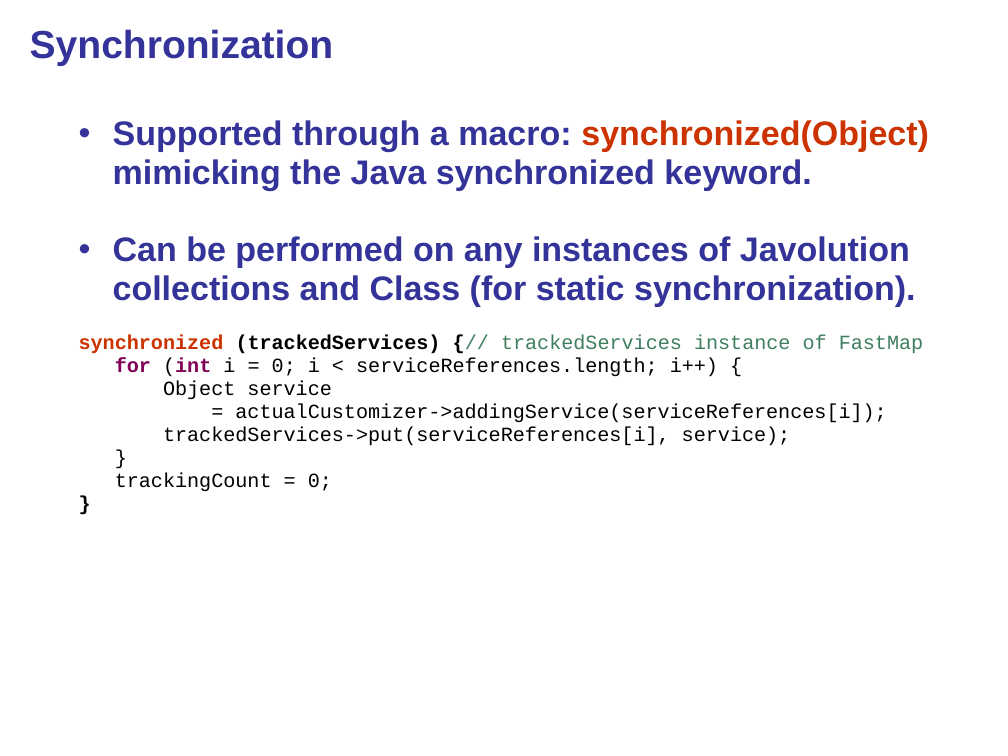
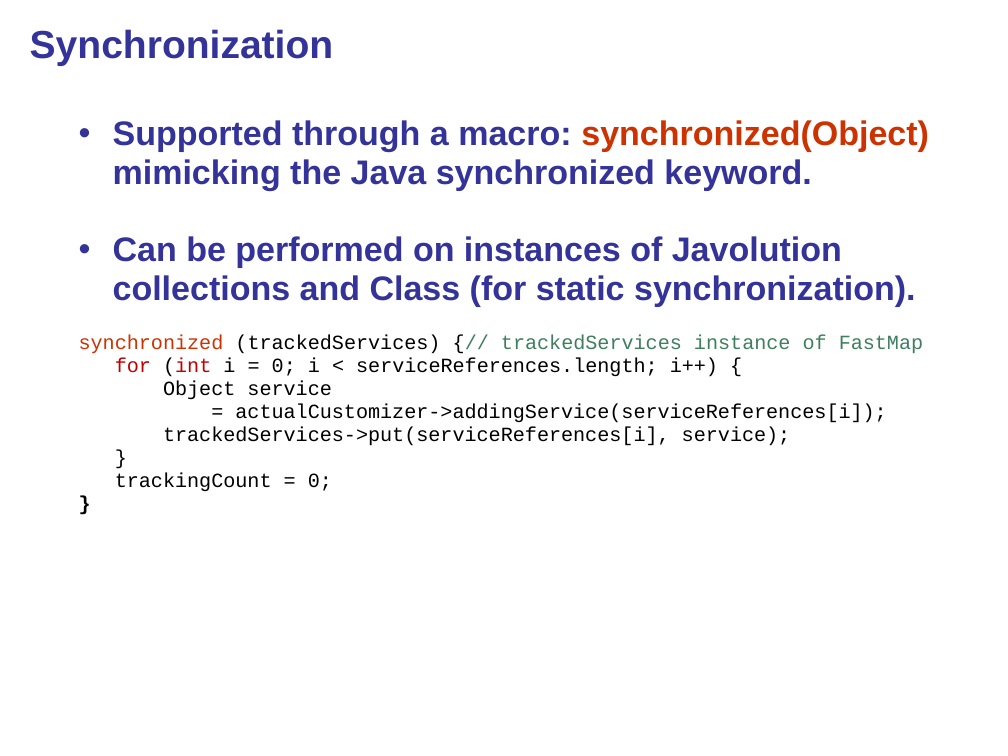
Before and after one commit to Nanonid/Javolution, a slide deck: slide 9 of javolution/src/site/doc/Javolution_Cpp_Overview.ppt. Drawn at 1008x756 pixels with LibreOffice and Linux fonts; fonts in the diff are those of the drawing; background and template pictures are left out. Boxes give left, top, right and bottom in pixels: in the first picture for what was removed or moved away, otherwise in the second. Text is boxed around its words. In the diff, an @@ line names an element or a change of style, - is before the commit and + after.

```diff
--- a/javolution/src/site/doc/Javolution_Cpp_Overview.ppt
+++ b/javolution/src/site/doc/Javolution_Cpp_Overview.ppt
@@ subtitle at (x1=113, y1=236, x2=915, y2=307): text changed @@
-  • Can be performed on any instances of Javolution collections and Class (for static synchronization).
+  • Can be performed on instances of Javolution collections and Class (for static synchronization).
@@ subtitle at (x1=79, y1=335, x2=923, y2=377): bold off in "synchronized (trackedServices) {//", "for (int"; text colour #7F0055 to #C00000 in "for (int" @@
```
Also in this commit, not shown: 6 other slides changed, 1 other file.
